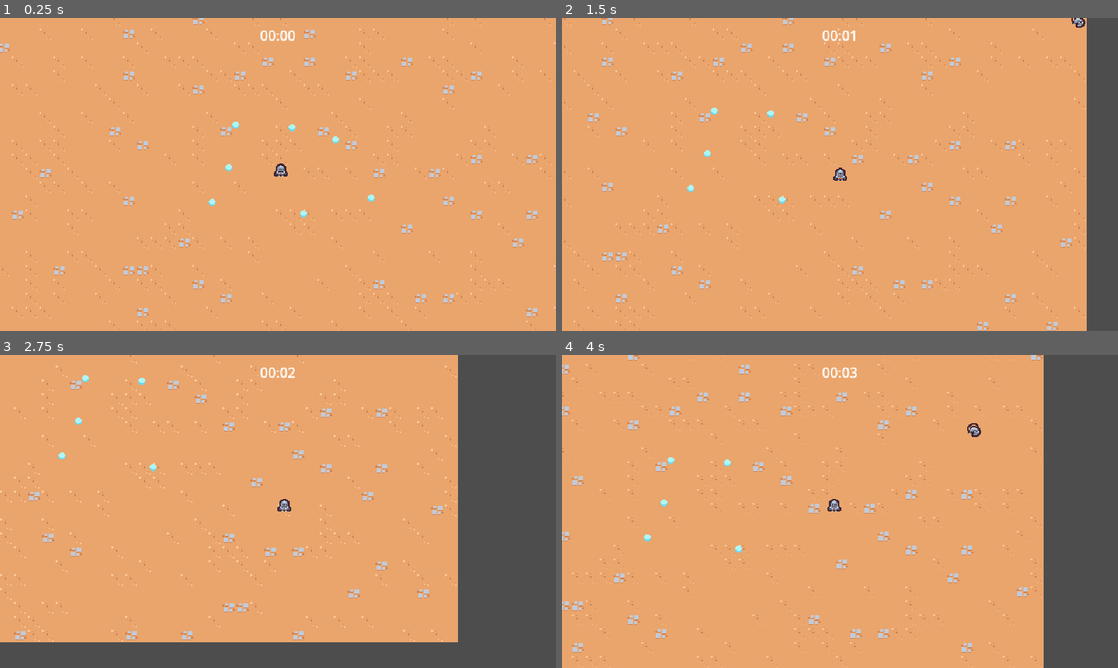
Above: before the commit, frames 1-4 (two rows, left to right).
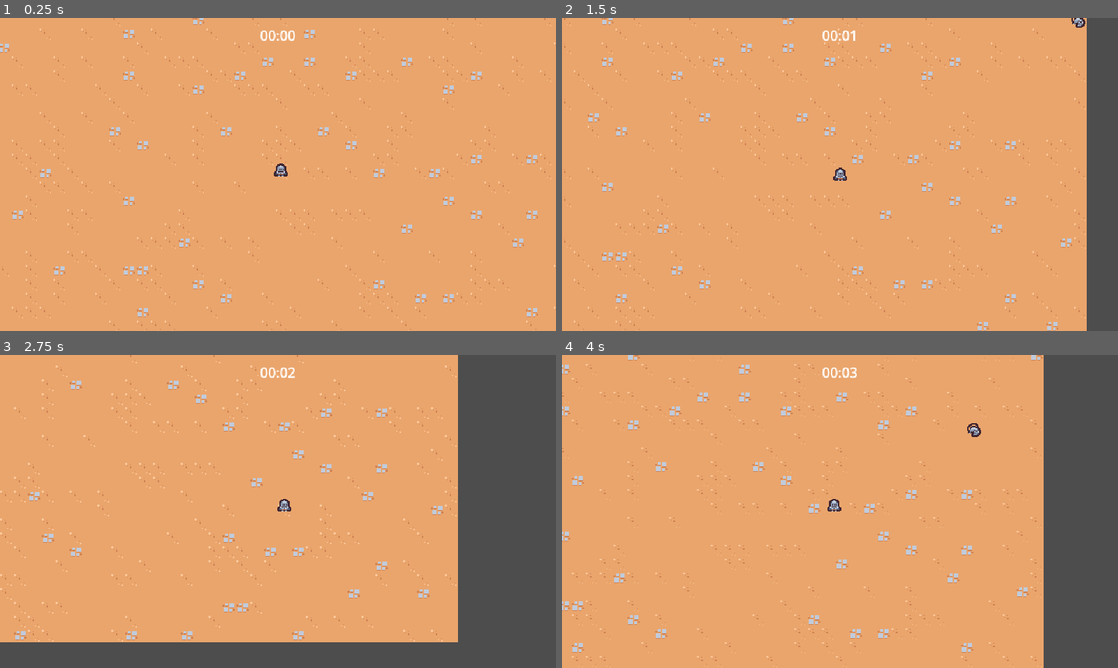
Above: after the commit, the same moments.

Repository: EricksonSiqueira/2DSurvivorsCourse
Game: Godot game, scene res://scenes/main/main.tscn
Same seed, same stepped clock (60 frames per second), same inputs: the game is played once before the commit and once after it.
Inputs:
- Up to frame 1 (0.25 s): no input
- Up to frame 2 (1.5 s): hold D (move_right) 0.53-1.28 s; hold S (move_down) from 1.28 s (still down)
- Up to frame 3 (2.75 s): release S (move_down) at 2.03 s; hold D (move_right) from 2.03 s (still down)
- Up to frame 4 (4 s): release D (move_right) at 2.78 s; hold Up (move_up) 2.78-3.53 s; hold A (move_left) from 3.53 s (still down)

The runs differ from the first frame. In frame 1, 0.2% of the frame differs, in the area x 37-68%, y 33-64%; in frame 2, 0.1%; in frame 3, 0.1%; in frame 4, 0.1%.

Commit message:
feat: enemies now drop exp

Diff:
--- /dev/null
+++ b/scenes/component/experience_drop_component.gd
@@ -0,0 +1,24 @@
+extends Node
+@export_range(0 ,1) var drop_percent: float = .5
+@export var health_component: Node
+@export var experience_scene: PackedScene
+
+func _ready():
+	(health_component as HealthComponent).died.connect(on_died)
+
+func on_died():
+	if randf() > drop_percent:
+		return
+
+	if experience_scene == null:
+		return
+
+	if not owner is  Node2D:
+		return
+
+	var spawn_position = (owner as Node2D).global_position
+
+	var experience_instance = experience_scene.instantiate() as Node2D
+
+	owner.get_parent().add_child(experience_instance)
+	experience_instance.global_position = spawn_position
--- /dev/null
+++ b/scenes/component/experience_drop_component.tscn
@@ -0,0 +1,8 @@
+[gd_scene load_steps=3 format=3 uid="uid://dtcf4kriac3l7"]
+
+[ext_resource type="Script" path="res://scenes/component/experience_drop_component.gd" id="1_iebeu"]
+[ext_resource type="PackedScene" uid="uid://dvljtq3sqc8qn" path="res://scenes/game_object/experience_dot/experience_dot.tscn" id="2_vc5ok"]
+
+[node name="ExperienceDropComponent" type="Node"]
+script = ExtResource("1_iebeu")
+experience_scene = ExtResource("2_vc5ok")
--- /dev/null
+++ b/scenes/component/health_component.gd
@@ -0,0 +1,23 @@
+extends Node
+
+class_name HealthComponent
+
+signal died
+
+@export var max_health: float = 10
+var current_health
+
+func _ready():
+	current_health = max_health
+
+
+func damage(damage_amaount: float):
+	current_health = max(current_health - damage_amaount, 0)
+
+	Callable(check_death).call_deferred()
+
+
+func check_death():
+	if current_health == 0:
+		died.emit()
+		owner.queue_free()
--- /dev/null
+++ b/scenes/component/health_component.tscn
@@ -0,0 +1,6 @@
+[gd_scene load_steps=2 format=3 uid="uid://dggarohbdf04t"]
+
+[ext_resource type="Script" path="res://scenes/component/health_component.gd" id="1_3wu3p"]
+
+[node name="HealthComponent" type="Node"]
+script = ExtResource("1_3wu3p")
--- a/scenes/game_object/basic_enemy/basic_enemy.gd
+++ b/scenes/game_object/basic_enemy/basic_enemy.gd
@@ -1,6 +1,8 @@
 extends CharacterBody2D
 
 const MAX_SPEED = 40
+
+@onready var health_component: HealthComponent = $HealthComponent
 
 # Called when the node enters the scene tree for the first time.
 func _ready():
@@ -22,5 +24,5 @@
 
 	return Vector2.ZERO
 
-func on_area_entered(area: Area2D):
-	queue_free()
+func on_area_entered(other_area: Area2D):
+	health_component.damage(100)
--- a/scenes/game_object/basic_enemy/basic_enemy.tscn
+++ b/scenes/game_object/basic_enemy/basic_enemy.tscn
@@ -1,7 +1,9 @@
-[gd_scene load_steps=5 format=3 uid="uid://dy80dhfmp15mr"]
+[gd_scene load_steps=7 format=3 uid="uid://dy80dhfmp15mr"]
 
 [ext_resource type="Script" path="res://scenes/game_object/basic_enemy/basic_enemy.gd" id="1_ifm7p"]
+[ext_resource type="PackedScene" uid="uid://dggarohbdf04t" path="res://scenes/component/health_component.tscn" id="2_giu3e"]
 [ext_resource type="Texture2D" uid="uid://dxdduqbducyyn" path="res://scenes/game_object/basic_enemy/basic_enemy.png" id="2_usfvk"]
+[ext_resource type="PackedScene" uid="uid://dtcf4kriac3l7" path="res://scenes/component/experience_drop_component.tscn" id="3_2d0ak"]
 
 [sub_resource type="CircleShape2D" id="CircleShape2D_ygim6"]
 radius = 12.0
@@ -14,6 +16,11 @@
 collision_mask = 9
 motion_mode = 1
 script = ExtResource("1_ifm7p")
+
+[node name="HealthComponent" parent="." instance=ExtResource("2_giu3e")]
+
+[node name="ExperienceDropComponent" parent="." node_paths=PackedStringArray("health_component") instance=ExtResource("3_2d0ak")]
+health_component = NodePath("../HealthComponent")
 
 [node name="Area2D" type="Area2D" parent="."]
 collision_layer = 0
--- a/scenes/main/main.tscn
+++ b/scenes/main/main.tscn
@@ -7,7 +7,6 @@
 [ext_resource type="PackedScene" uid="uid://c00iwxalxh188" path="res://scenes/manager/arena_time_manager.tscn" id="2_1afvu"]
 [ext_resource type="TileSet" uid="uid://dgurgy57nj7gi" path="res://resources/tileset.tres" id="2_aghua"]
 [ext_resource type="PackedScene" uid="uid://de03vextqxxkj" path="res://scenes/manager/experience_manager.tscn" id="4_xgavw"]
-[ext_resource type="PackedScene" uid="uid://dvljtq3sqc8qn" path="res://scenes/game_object/experience_dot/experience_dot.tscn" id="7_e06cj"]
 
 [node name="Main" type="Node"]
 
@@ -29,24 +28,3 @@
 
 [node name="Player" parent="." instance=ExtResource("1_urxhg")]
 position = Vector2(407, 268)
-
-[node name="ExperienceDot" parent="." instance=ExtResource("7_e06cj")]
-position = Vector2(470, 226)
-
-[node name="ExperienceDot2" parent="." instance=ExtResource("7_e06cj")]
-position = Vector2(420, 212)
-
-[node name="ExperienceDot3" parent="." instance=ExtResource("7_e06cj")]
-position = Vector2(355, 209)
-
-[node name="ExperienceDot4" parent="." instance=ExtResource("7_e06cj")]
-position = Vector2(347, 258)
-
-[node name="ExperienceDot5" parent="." instance=ExtResource("7_e06cj")]
-position = Vector2(328, 298)
-
-[node name="ExperienceDot6" parent="." instance=ExtResource("7_e06cj")]
-position = Vector2(433, 311)
-
-[node name="ExperienceDot7" parent="." instance=ExtResource("7_e06cj")]
-position = Vector2(511, 293)
Not shown: 1 places in scenes/main/main.tscn that only renumber resources
